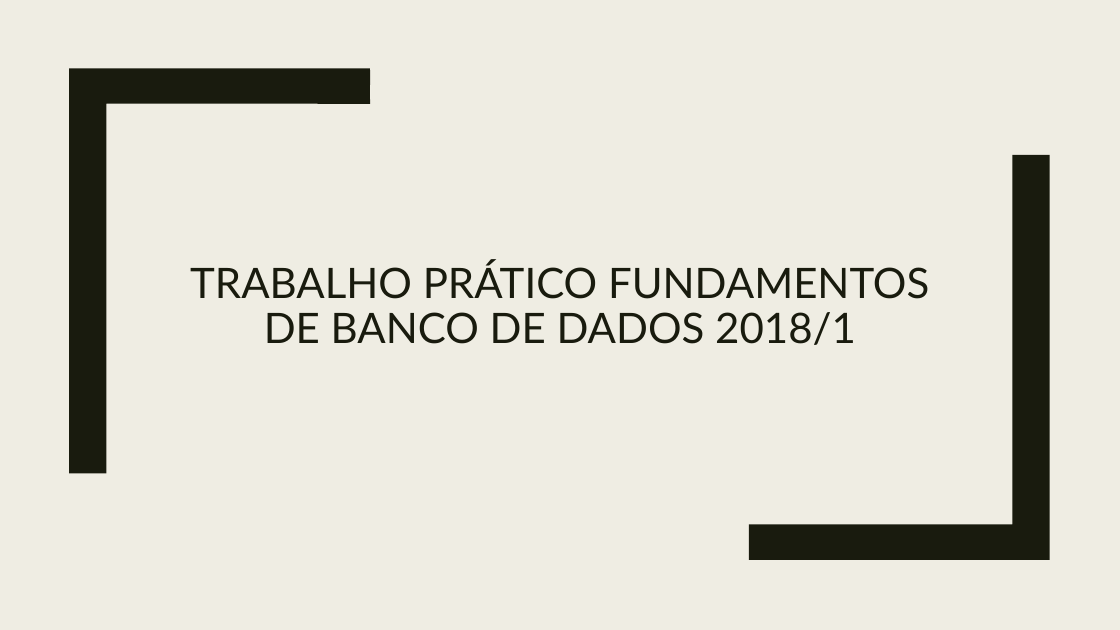
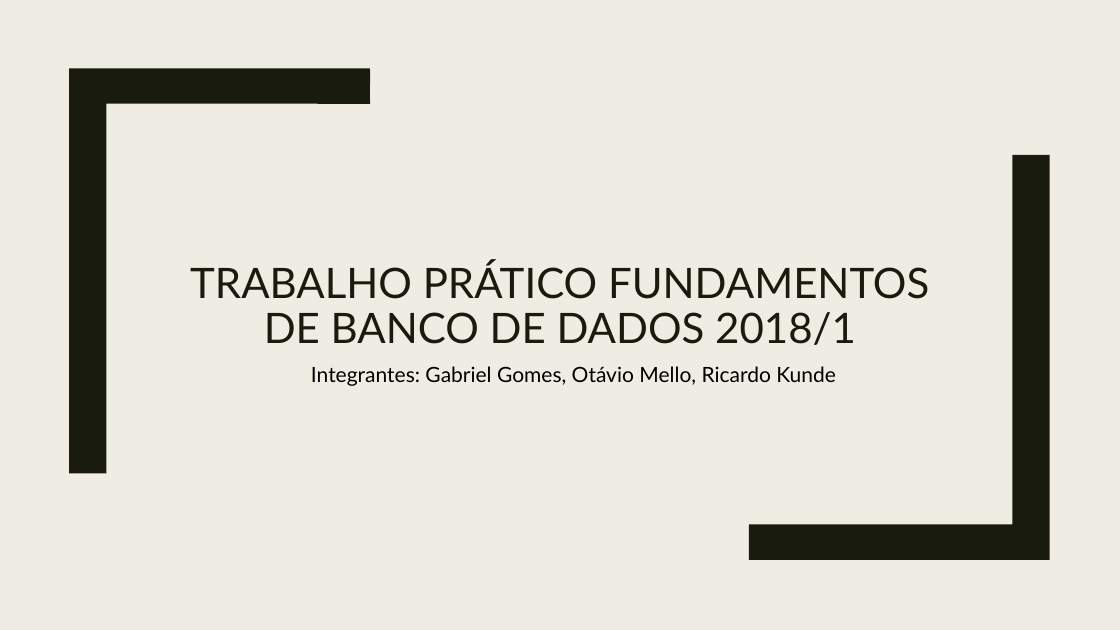
Before and after one commit to ggpereira/Fundamentos-de-BD, a slide deck: slide 1 of Apresentação/Trabalho prático fundamentos de banco de dados 2018.pptx. Drawn at 1120x630 pixels with LibreOffice and Linux fonts; fonts in the diff are those of the drawing. Boxes give left, top, right and bottom in pixels: in the first picture for what was removed or moved away, otherwise in the second. Text is boxed around its words. In the diff, an @@ line names an element or a change of style, - is before the commit and + after.

```diff
--- a/Apresentação/Trabalho prático fundamentos de banco de dados 2018.pptx
+++ b/Apresentação/Trabalho prático fundamentos de banco de dados 2018.pptx
@@ text added at box(311, 366, 836, 386), 18 pt, text #000000 @@
+Integrantes: Gabriel Gomes, Otávio Mello, Ricardo Kunde
```
Also in this commit, not shown: 8 other slides changed, 3 slides added, 1 other file.
